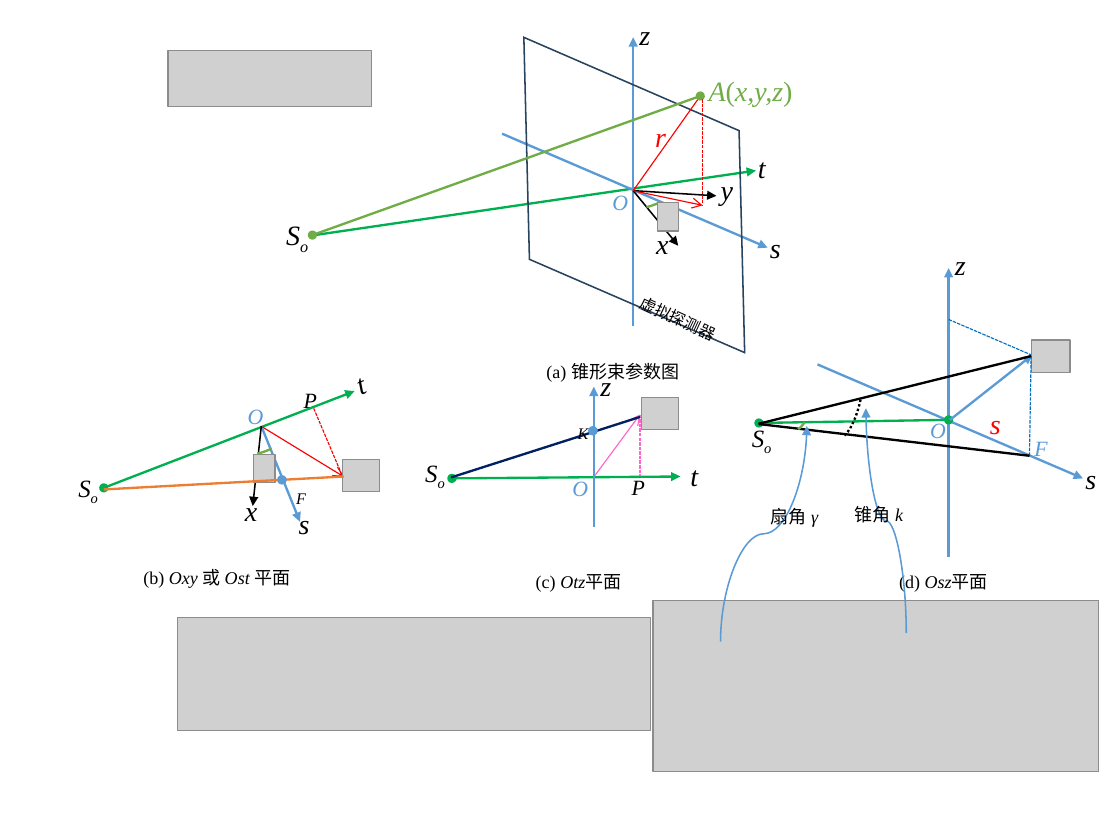
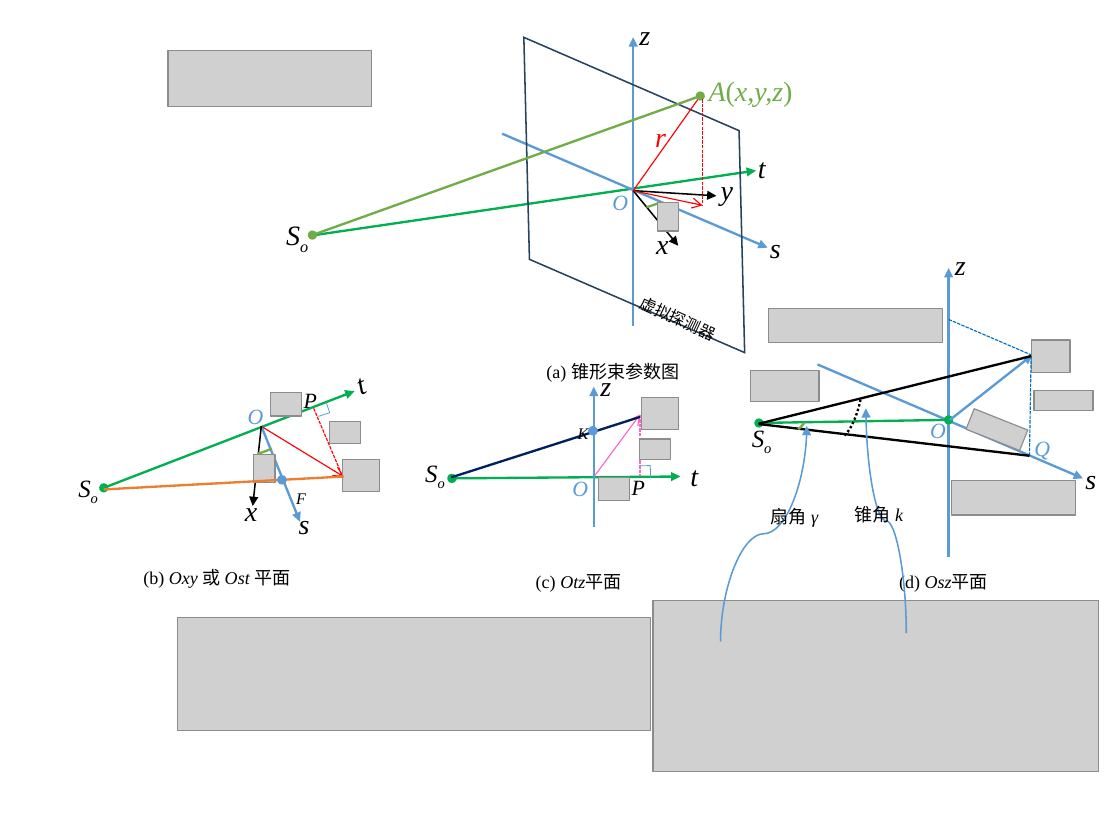
Before and after one commit to ffdd1818/images, a slide deck: slide 30 of CT平行束和扇形束算法的转换.pptx. Drawn at 1120x840 pixels with LibreOffice and Linux fonts; fonts in the diff are those of the drawing; grey boxes stand for pictures; background and template pictures are left out. Boxes give left, top, right and bottom in pixels: in the first picture for what was removed or moved away, otherwise in the second. Text is boxed around its words. In the diff, an @@ line names an element or a change of style, - is before the commit and + after.

```diff
--- a/CT平行束和扇形束算法的转换.pptx
+++ b/CT平行束和扇形束算法的转换.pptx
@@ group added at bbox=[271, 308, 1093, 515]: 9 pictures, 2 elbow lines @@
@@ text removed at bbox=[990, 421, 1001, 439] @@
-s
@@ text at bbox=[1034, 441, 1050, 461]: text changed @@
-F
+Q
```
